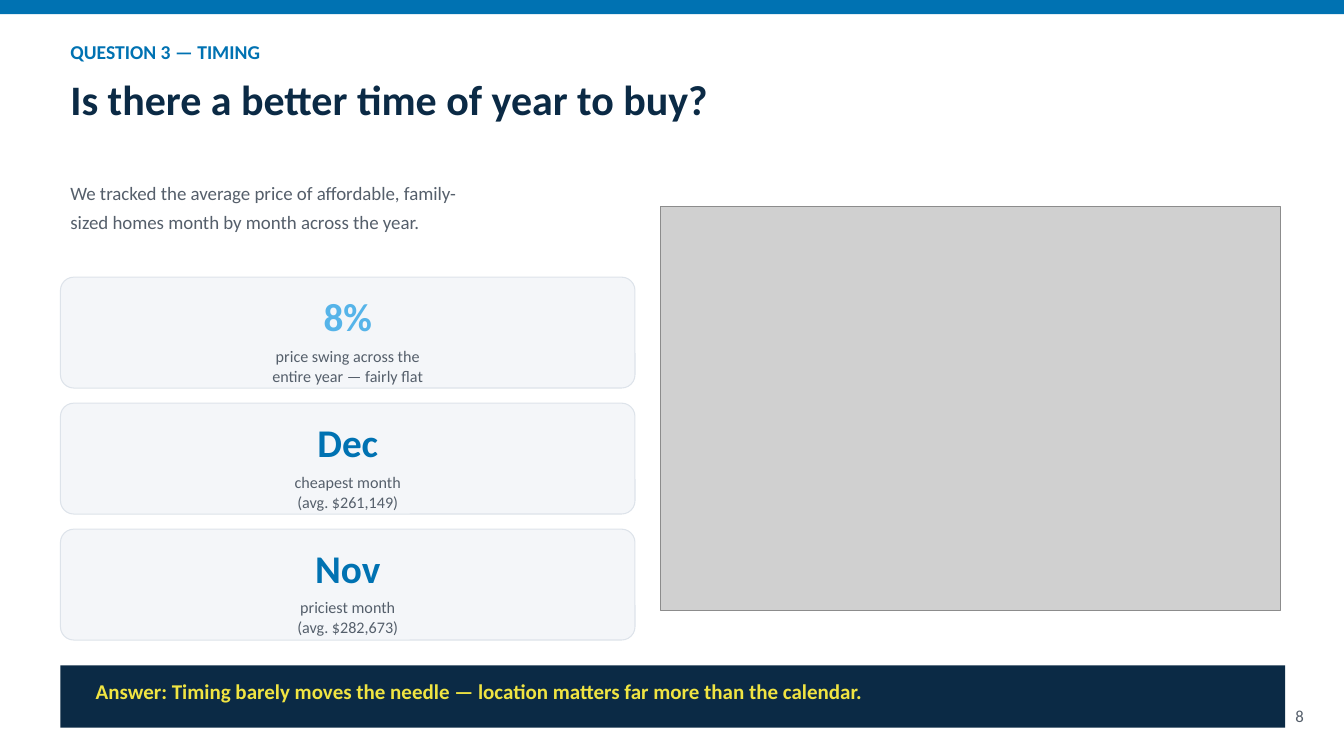
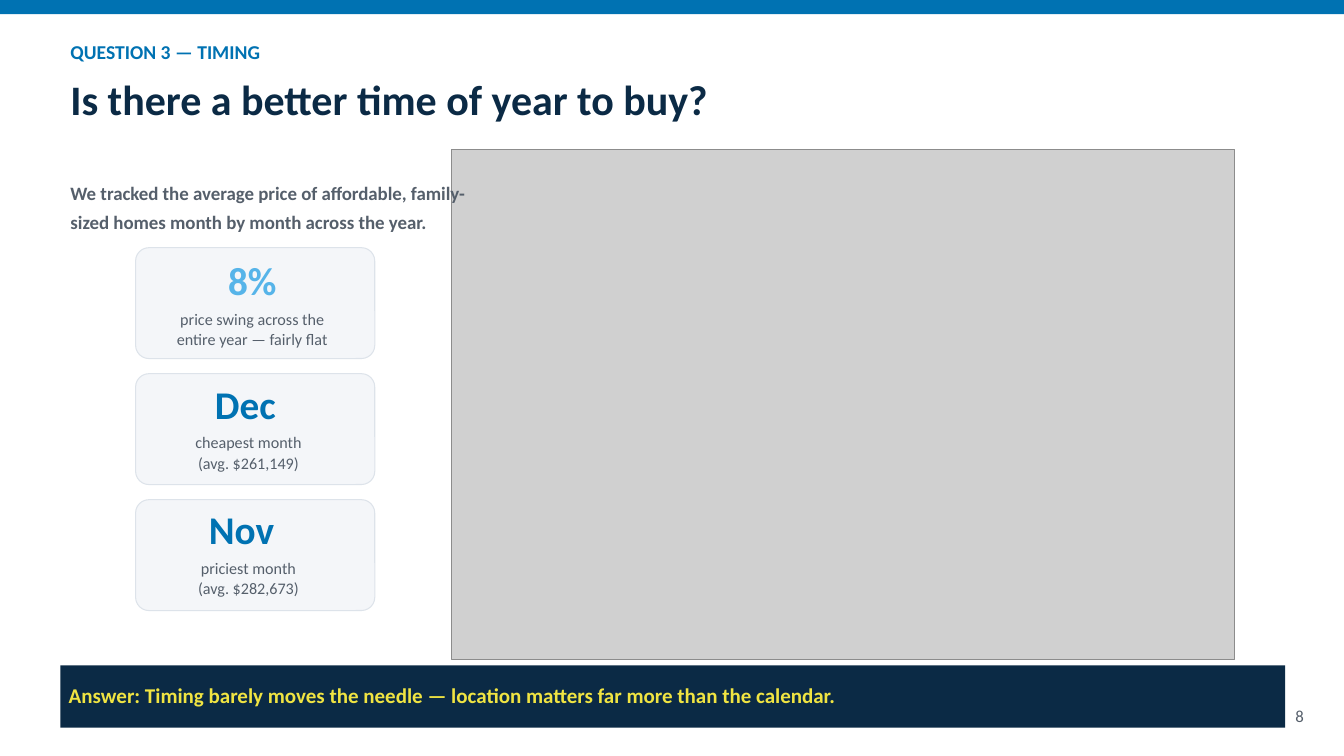
Before and after one commit to MichealEshak/ds-eda-project-template, a slide deck: slide 8 of presentation/Thomas_Hansen_Housing_Recommendation.pptx. Drawn at 1344x756 pixels with LibreOffice and Linux fonts; fonts in the diff are those of the drawing; grey boxes stand for pictures. Boxes give left, top, right and bottom in pixels: in the first picture for what was removed or moved away, otherwise in the second. Text is boxed around its words. In the diff, an @@ line names an element or a change of style, - is before the commit and + after.

```diff
--- a/presentation/Thomas_Hansen_Housing_Recommendation.pptx
+++ b/presentation/Thomas_Hansen_Housing_Recommendation.pptx
@@ picture: place and size @@
-picture at (660, 207, 1280, 611)
+picture at (452, 149, 1235, 659)
@@ text "We tracked the average price ..." at (70, 185, 465, 232): bold on @@
@@ rounded rectangle: place and size @@
-rounded rectangle at (60, 277, 635, 388)
+rounded rectangle at (136, 248, 375, 359)
@@ text "8%": place and size @@
-text "8%" at (324, 304, 372, 332)
+text "8%" at (228, 268, 276, 296)
@@ text "price swing across the": place and size @@
-text "price swing across the" at (272, 351, 422, 385)
+text "price swing across the" at (177, 314, 327, 348)
@@ rounded rectangle: place and size @@
-rounded rectangle at (60, 403, 635, 514)
+rounded rectangle at (136, 374, 375, 485)
@@ text "Dec": place and size @@
-text "Dec" at (317, 431, 378, 458)
+text "Dec" at (215, 393, 276, 420)
@@ text "cheapest month": place and size @@
-text "cheapest month" at (295, 477, 401, 511)
+text "cheapest month" at (195, 437, 302, 472)
@@ rounded rectangle: place and size @@
-rounded rectangle at (60, 529, 635, 640)
+rounded rectangle at (136, 500, 375, 611)
@@ text "Nov": place and size @@
-text "Nov" at (315, 557, 380, 584)
+text "Nov" at (209, 518, 274, 545)
@@ text "priciest month": place and size @@
-text "priciest month" at (297, 602, 398, 636)
+text "priciest month" at (198, 563, 299, 597)
@@ text "Answer: Timing barely moves the ...": place and size @@
-text "Answer: Timing barely moves the ..." at (96, 684, 862, 703)
+text "Answer: Timing barely moves the ..." at (69, 688, 835, 707)
```
Also in this commit, not shown: 7 other slides changed, 1 slide added, 1 other file.
